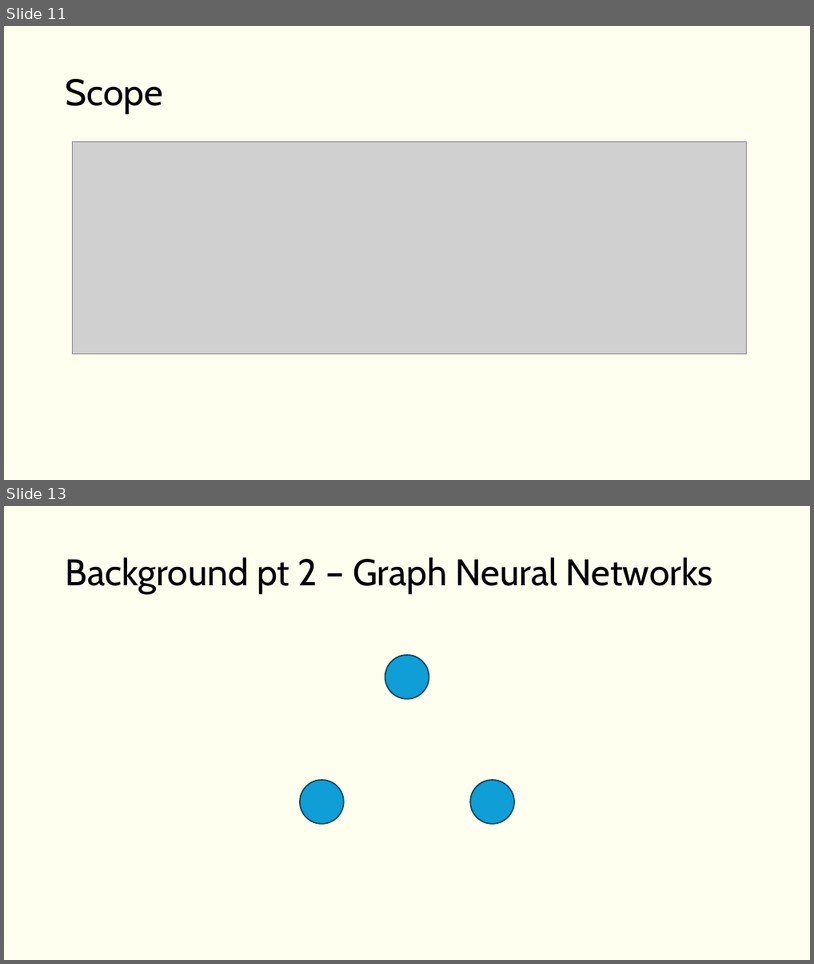
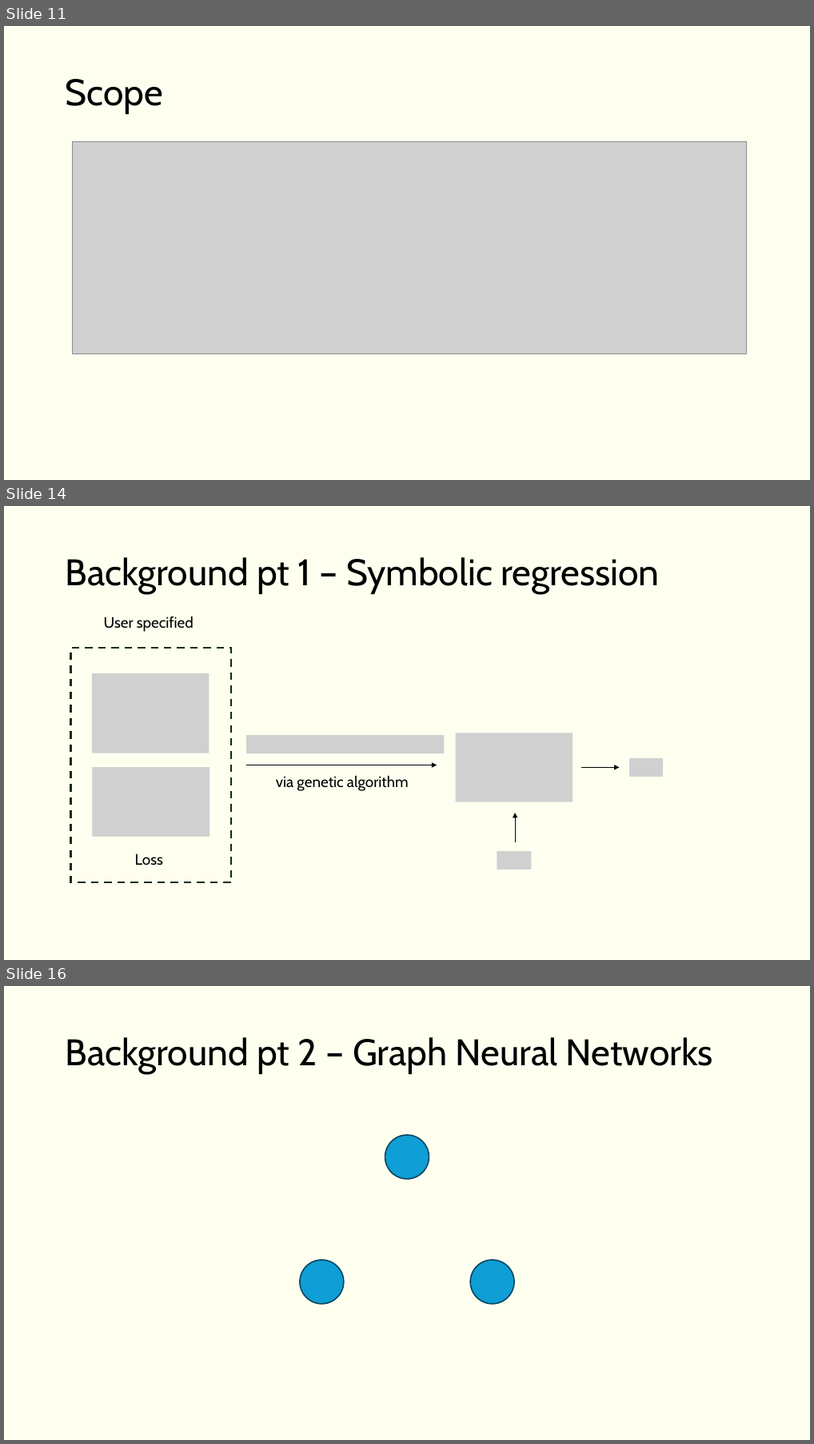
Before and after one commit to VishalJ99/symbolic_distillation, a slide deck: report/presentation.pptx. Shown one above the other, each under a label of ours: slides 11 and 13 before the commit, slides 11, 14 and 16 after it; the slides between them are not shown. The pictures are 814x964 and 814x1444 pixels, drawn with LibreOffice and Linux fonts; fonts in the diff are those of the drawing; grey boxes stand for pictures. Boxes give left, top, right and bottom in pixels: in the first picture for what was removed or moved away, otherwise in the second. Text is boxed around its words. In the diff, an @@ line names an element or a change of style, - is before the commit and + after.

```diff
--- a/report/presentation.pptx
+++ b/report/presentation.pptx
@@ slide 14 added at [4, 506, 810, 960], background #FFFFF0 @@
@@ title added at [66, 557, 660, 594], 44 pt, text #000000 @@
+Background pt 1 – Symbolic regression
@@ text added at [104, 616, 194, 632], 18 pt, text #000000 @@
+User specified
@@ rectangle added at [71, 648, 231, 882], outline #0B2F10 2.25 pt dashed @@
@@ picture added at [92, 673, 209, 753] @@
@@ picture added at [246, 736, 445, 753] @@
@@ picture added at [456, 733, 574, 802] @@
@@ picture added at [92, 768, 210, 836] @@
@@ picture added at [92, 767, 210, 836] @@
@@ arrow added from (246, 765) to (437, 765), #000000 1.5 pt @@
@@ arrow added from (582, 768) to (620, 768), #000000 1 pt @@
@@ picture added at [630, 758, 664, 776] @@
@@ text added at [276, 775, 409, 791], 18 pt, text #000000 @@
+via genetic algorithm
@@ arrow added from (515, 842) to (515, 812), #000000 1 pt @@
@@ text added at [135, 853, 163, 864], 18 pt, text #000000 @@
+Loss
@@ picture added at [497, 851, 531, 869] @@
@@ what was slide 13 is now slide 16 @@
```
Also in this commit, not shown: 2 slides changed, 2 other slides added.
